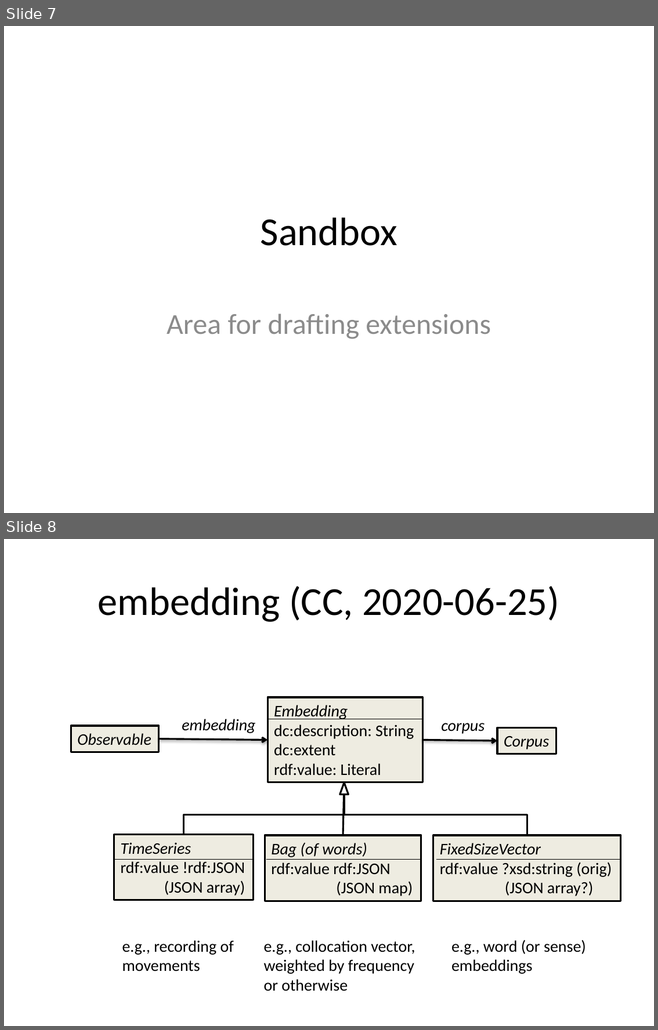
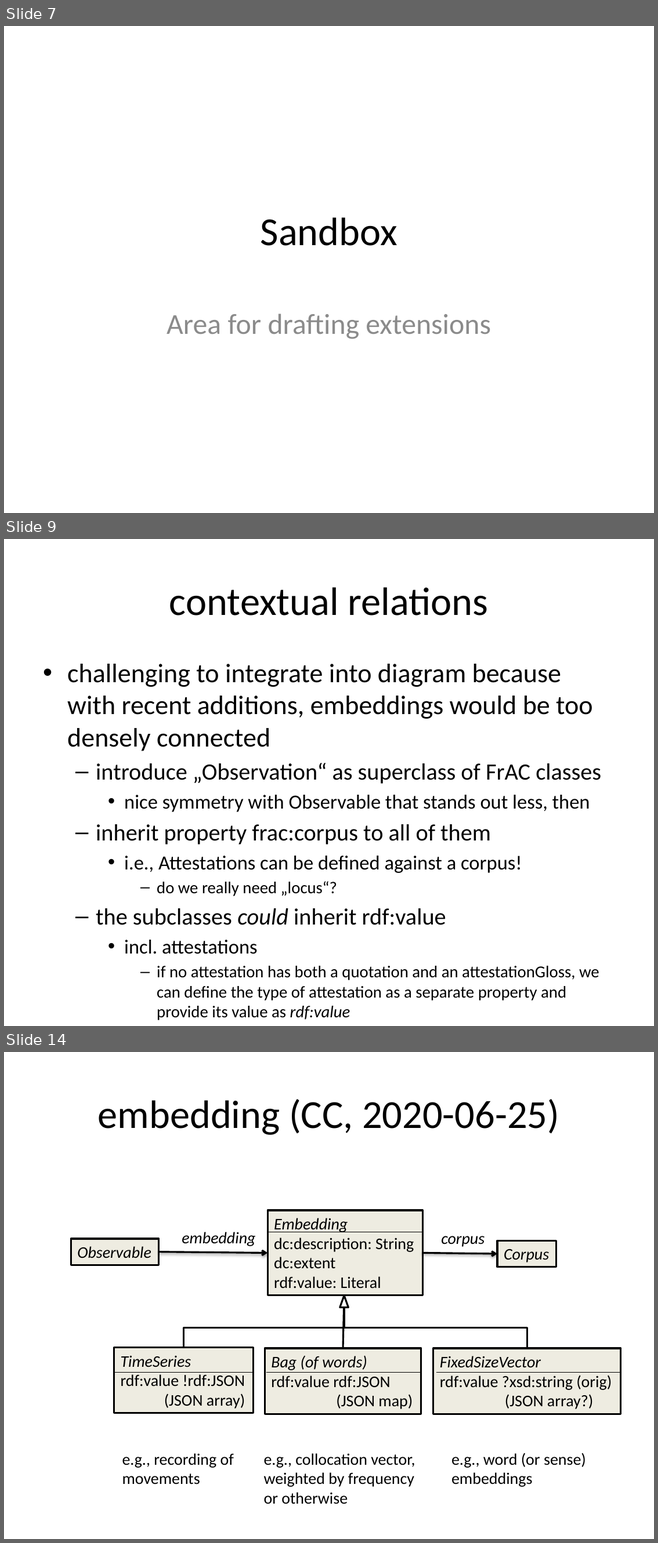
Before and after one commit to ontolex/frequency-attestation-corpus-information, a slide deck: img/source.pptx. Shown one above the other, each under a label of ours: slides 7 and 8 before the commit, slides 7, 9 and 14 after it; the slides between them are not shown. The pictures are 658x1030 and 658x1543 pixels, drawn with LibreOffice and Linux fonts; fonts in the diff are those of the drawing. Boxes give left, top, right and bottom in pixels: in the first picture for what was removed or moved away, otherwise in the second. Text is boxed around its words. In the diff, an @@ line names an element or a change of style, - is before the commit and + after.

Commit message:
suggested additions to consolidate the diagram (see sandbox)

```diff
--- a/img/source.pptx
+++ b/img/source.pptx
@@ slide 9 added at <box>4,539,654,1026</box>, background #FFFFFF @@
@@ title added at <box>169,587,488,616</box>, 44 pt, text #000000 @@
+contextual relations
@@ text added at <box>67,664,601,1020</box>, 18.5 pt, text #000000 @@
+• challenging to integrate into diagram because with recent additions, embeddings would be too densely connected
+  – introduce „Observation“ as superclass of FrAC classes
+    • nice symmetry with Observable that stands out less, then
+  – inherit property frac:corpus to all of them
+    • i.e., Attestations can be defined against a corpus!
+      – do we really need „locus“?
+  – the subclasses could inherit rdf:value
+    • incl. attestations
+      – if no attestation has both a quotation and an attestationGloss, we can define the type of attestation as a separate property and provide its value as rdf:value
@@ what was slide 8 is now slide 14 @@
```
Also in this commit, not shown: 2 slides changed, 6 other slides added.
